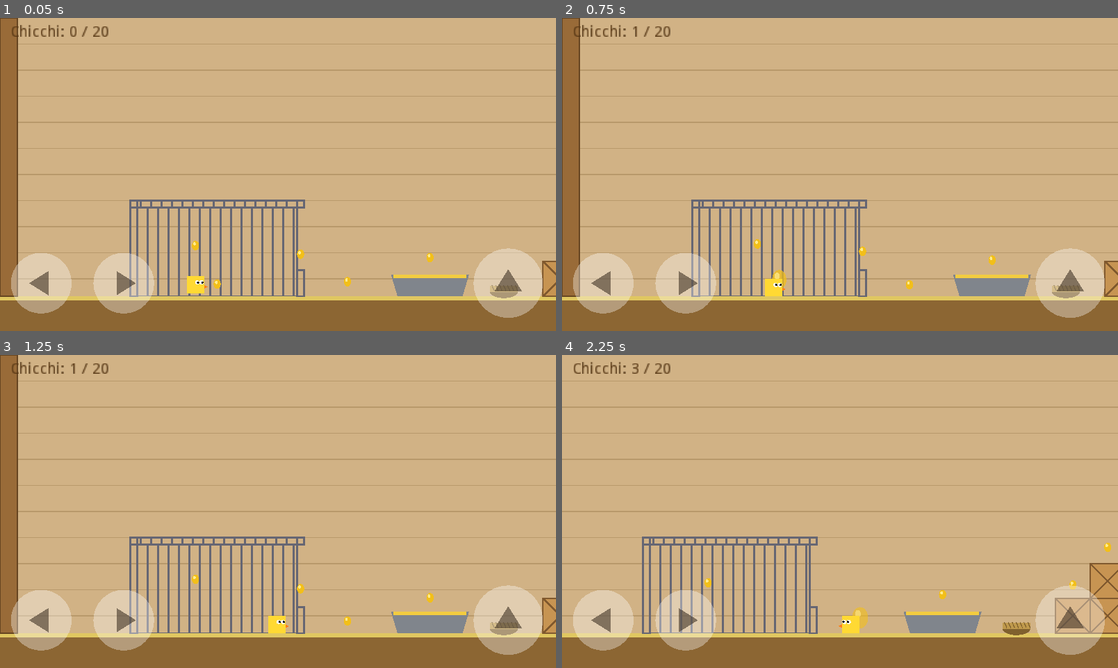
Above: before the commit, frames 1-4 (two rows, left to right).
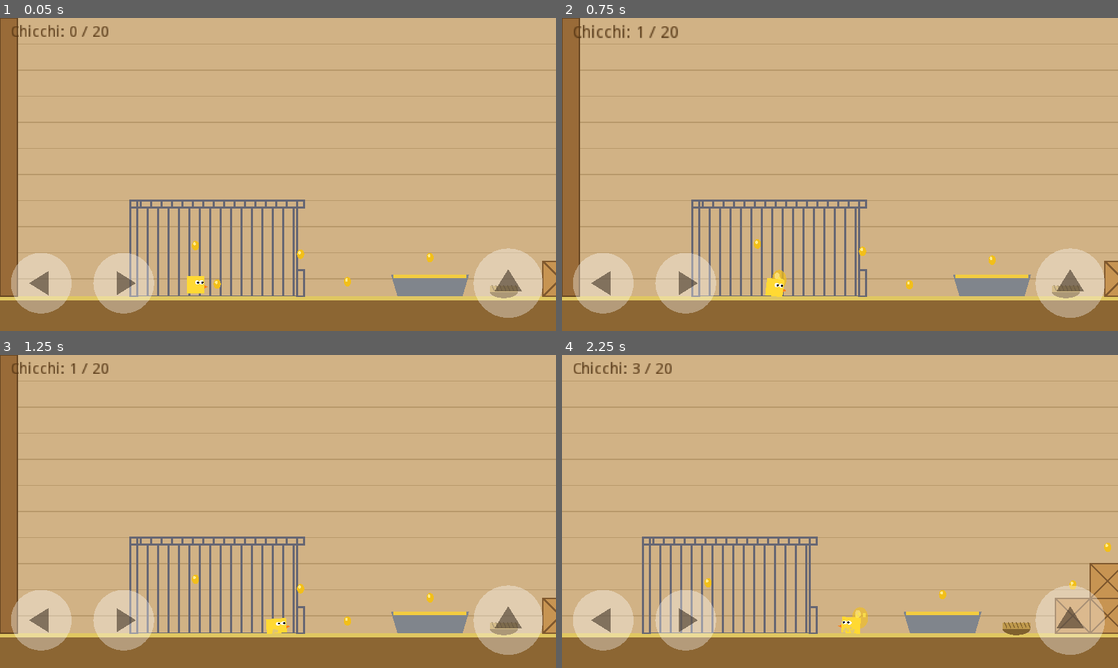
Above: after the commit, the same moments.

Repository: ricky80l/pulcino-libero
Game: Godot game, scene res://scenes/livello_1.tscn
Same seed, same stepped clock (60 frames per second), same inputs: the game is played once before the commit and once after it.
Inputs:
- Up to frame 1 (0.05 s): no input
- Up to frame 2 (0.75 s): tap Enter at 0.5 s; hold Right (move_right) from 0.53 s (still down)
- Up to frame 3 (1.25 s): keep holding Right (move_right); tap Space (jump) at 0.77 s
- Up to frame 4 (2.25 s): tap Space (jump) at 1.52 s; release Right (move_right) at 2.03 s; hold Left (move_left) from 2.03 s (still down)

Frame 1 is identical in both runs. In frame 2, 0.4% of the frame differs, in the area x 2-41%, y 2-90%; in frame 3, less than 0.1%; in frame 4, 0.2%.

Commit message:
Dare vita al gioco: animazioni esagerate, polvere e versi buffi
Il pulcino si allunga saltando, si schiaccia atterrando, ondeggia
camminando e sbatte le ciglia; se il topo lo tocca vola via girando
con gli occhi a X. Il topo squittisce e fa un balzo spaventato quando
gli si salta sopra. Chicchi, nidi, contatore e fine livello hanno
suoni ed effetti. Suoni segnaposto sintetici generati da
strumenti/genera_suoni.py.

Co-Authored-By: Claude Opus 5.5 <noreply@anthropic.com>

Diff:
--- a/project.godot
+++ b/project.godot
@@ -12,6 +12,10 @@
 
 config/name="Il Pulcino Libero"
 run/main_scene="res://scenes/livello_1.tscn"
+
+[autoload]
+
+Suoni="*res://scripts/suoni.gd"
 
 [display]
 
--- a/scripts/aspetto_segnaposto.gd
+++ b/scripts/aspetto_segnaposto.gd
@@ -1,13 +1,34 @@
 extends Node2D
 # Pulcino segnaposto: quadrato giallo con occhi e becco. Lo sostituiremo nella Tappa 6.
+# L'origine è tra i piedi, così si schiaccia e si allunga "da terra".
+
+var tempo := 0.0
+var prossimo_battito := 2.0
+
+
+func _process(delta):
+	tempo += delta
+	update()
 
 
 func _draw():
-	draw_rect(Rect2(-20, -20, 40, 40), Color(1.0, 0.85, 0.2))
-	# occhi
-	draw_circle(Vector2(4, -6), 5, Color.white)
-	draw_circle(Vector2(14, -6), 5, Color.white)
-	draw_circle(Vector2(6, -6), 2.5, Color.black)
-	draw_circle(Vector2(16, -6), 2.5, Color.black)
+	var pulcino = get_parent()
+	draw_rect(Rect2(-20, -40, 40, 40), Color(1.0, 0.85, 0.2))
 	# becco
-	draw_colored_polygon(PoolVector2Array([Vector2(20, 0), Vector2(28, 4), Vector2(20, 8)]), Color(1.0, 0.5, 0.1))
+	draw_colored_polygon(PoolVector2Array([Vector2(20, -20), Vector2(28, -16), Vector2(20, -12)]), Color(1.0, 0.5, 0.1))
+	if pulcino.timer_sbalzo > 0:
+		# occhi a X: è stato travolto dal topo
+		for cx in [6, 16]:
+			draw_line(Vector2(cx - 4, -30), Vector2(cx + 4, -22), Color.black, 2.0)
+			draw_line(Vector2(cx + 4, -30), Vector2(cx - 4, -22), Color.black, 2.0)
+		return
+	# battito di ciglia ogni tanto
+	if tempo > prossimo_battito:
+		if tempo > prossimo_battito + 0.12:
+			prossimo_battito = tempo + rand_range(2.0, 4.0)
+		draw_line(Vector2(0, -26), Vector2(20, -26), Color.black, 2.0)
+		return
+	draw_circle(Vector2(4, -26), 5, Color.white)
+	draw_circle(Vector2(14, -26), 5, Color.white)
+	draw_circle(Vector2(6, -26), 2.5, Color.black)
+	draw_circle(Vector2(16, -26), 2.5, Color.black)
--- a/scripts/chicco.gd
+++ b/scripts/chicco.gd
@@ -1,5 +1,7 @@
 extends Area2D
 # Chicco di mais da raccogliere: ondeggia su e giù, sparisce con un "pop" quando il pulcino lo prende.
+
+const Effetti = preload("res://scripts/effetti.gd")
 
 export var ampiezza_ondeggio := 4.0  # quanto sale e scende (pixel)
 
@@ -36,6 +38,8 @@
 		return
 	raccolto = true
 	get_tree().call_group("livello", "chicco_raccolto")
+	Suoni.suona("chicco", 0.12)
+	Effetti.sbuffo(get_parent(), position, Color(1.0, 0.9, 0.3), 10, 160.0)
 	# Pop: si gonfia e svanisce
 	var tween := Tween.new()
 	add_child(tween)
--- /dev/null
+++ b/scripts/effetti.gd
@@ -0,0 +1,25 @@
+extends Reference
+# Piccoli effetti riutilizzabili: sbuffi di polvere, scintille.
+
+
+# Uno sbuffo di particelle che si spegne e si cancella da solo
+static func sbuffo(genitore: Node, posizione: Vector2, colore: Color, quantita := 8, velocita := 120.0):
+	var p := CPUParticles2D.new()
+	p.position = posizione
+	p.one_shot = true
+	p.amount = quantita
+	p.lifetime = 0.45
+	p.explosiveness = 1.0
+	p.direction = Vector2(0, -1)
+	p.spread = 75.0
+	p.initial_velocity = velocita
+	p.initial_velocity_random = 0.5
+	p.gravity = Vector2(0, 350)
+	p.scale_amount = 6.0
+	p.scale_amount_random = 0.5
+	var sfumatura := Gradient.new()
+	sfumatura.colors = PoolColorArray([colore, Color(colore.r, colore.g, colore.b, 0)])
+	p.color_ramp = sfumatura
+	genitore.add_child(p)
+	p.emitting = true
+	genitore.get_tree().create_timer(1.0).connect("timeout", p, "queue_free")
--- a/scripts/livello.gd
+++ b/scripts/livello.gd
@@ -23,6 +23,13 @@
 func chicco_raccolto():
 	chicchi_presi += 1
 	_aggiorna_contatore()
+	# il contatore fa un piccolo "boing"
+	var tween := Tween.new()
+	add_child(tween)
+	tween.interpolate_property(contatore, "rect_scale", Vector2(3.3, 3.3), Vector2(2.5, 2.5), 0.3, Tween.TRANS_BACK, Tween.EASE_OUT)
+	tween.start()
+	yield(tween, "tween_all_completed")
+	tween.queue_free()
 
 
 func nido_raggiunto(nido):
@@ -43,6 +50,7 @@
 		player.set_physics_process(false)
 		testo_fine.text = "Sei scappato dal pollaio!\n\nChicchi: %d / %d\n\nPremi salto per rigiocare" % [chicchi_presi, chicchi_totali]
 		messaggio.visible = true
+		Suoni.suona("fine", 0.0)
 
 
 func _process(_delta):
--- a/scripts/nido.gd
+++ b/scripts/nido.gd
@@ -25,6 +25,14 @@
 func accendi():
 	acceso = true
 	update()
+	Suoni.suona("nido", 0.0)
+	# piccolo saltello di gioia del nido
+	var tween := Tween.new()
+	add_child(tween)
+	tween.interpolate_property(self, "scale", Vector2(1.4, 0.7), Vector2.ONE, 0.5, Tween.TRANS_ELASTIC, Tween.EASE_OUT)
+	tween.start()
+	yield(tween, "tween_all_completed")
+	tween.queue_free()
 
 
 func spegni():
--- a/scripts/player.gd
+++ b/scripts/player.gd
@@ -1,5 +1,8 @@
 extends KinematicBody2D
 # Il pulcino: camminata e salto. Tutti i valori qui sotto si regolano dall'Ispettore.
+
+const Effetti = preload("res://scripts/effetti.gd")
+const COLORE_POLVERE := Color(0.88, 0.78, 0.45)
 
 # --- Camminata ---
 export var velocita_max := 300.0  # velocità massima in orizzontale (pixel al secondo)
@@ -18,12 +21,24 @@
 
 # --- Ripartenza ---
 export var tempo_invulnerabile := 1.2  # secondi in cui lampeggia e i nemici non lo toccano, dopo essere ripartito
+export var durata_sbalzo := 0.7  # secondi in cui vola via girando quando il topo lo tocca
+
+# --- Animazioni esagerate ---
+export var allunga_salto := 0.35  # quanto si allunga saltando (0 = niente)
+export var schiaccia_atterraggio := 0.4  # quanto si schiaccia atterrando (0 = niente)
+export var dondolio_camminata := 0.15  # quanto ondeggia camminando
+export var ritorno_forma := 12.0  # quanto in fretta torna alla forma normale
 
 var velocita := Vector2.ZERO
 var timer_coyote := 0.0
 var timer_prenota := 0.0
 var timer_invulnerabile := 0.0
+var timer_sbalzo := 0.0
 var punto_sicuro := Vector2.ZERO  # da dove riparte: l'inizio, poi l'ultimo nido raggiunto
+var verso := 1.0  # 1 = guarda a destra, -1 = a sinistra
+var deformazione := Vector2.ONE
+var era_a_terra := true
+var tempo := 0.0
 
 onready var aspetto := $Aspetto
 
@@ -31,21 +46,42 @@
 func _ready():
 	add_to_group("pulcino")
 	punto_sicuro = position
+	aspetto.position = Vector2(0, 20)  # il disegno si deforma partendo dai piedi
 
 
-# Toccato da un nemico: torna all'ultimo punto sicuro, senza altre punizioni
-func colpito():
-	if timer_invulnerabile <= 0:
-		riparti()
+# Toccato da un nemico: vola via con un "pio-pio!" e torna all'ultimo nido. Restituisce true se colpito.
+func colpito(da_x := 0.0) -> bool:
+	if timer_invulnerabile > 0 or timer_sbalzo > 0:
+		return false
+	timer_sbalzo = durata_sbalzo
+	var lato := 1.0 if position.x >= da_x else -1.0
+	velocita = Vector2(lato * 260, -560)
+	Suoni.suona("colpito")
+	return true
 
 
 func riparti():
 	position = punto_sicuro
 	velocita = Vector2.ZERO
+	timer_sbalzo = 0.0
 	timer_invulnerabile = tempo_invulnerabile
+	aspetto.rotation = 0.0
+	deformazione = Vector2.ONE
 
 
 func _physics_process(delta):
+	tempo += delta
+
+	# Sbalzato dal topo: vola girando, poi riparte dal nido
+	if timer_sbalzo > 0:
+		timer_sbalzo -= delta
+		velocita.y += gravita * delta
+		velocita = move_and_slide(velocita, Vector2.UP)
+		aspetto.rotation += 18.0 * delta * verso
+		if timer_sbalzo <= 0:
+			riparti()
+		return
+
 	# Lampeggia mentre è invulnerabile
 	if timer_invulnerabile > 0:
 		timer_invulnerabile -= delta
@@ -58,7 +94,7 @@
 	var fattore := 1.0 if a_terra else controllo_in_aria
 	if direzione != 0:
 		velocita.x = move_toward(velocita.x, direzione * velocita_max, accelerazione * fattore * delta)
-		aspetto.scale.x = sign(direzione)
+		verso = sign(direzione)
 	else:
 		velocita.x = move_toward(velocita.x, 0, frenata * fattore * delta)
 
@@ -78,6 +114,9 @@
 		velocita.y = -forza_salto
 		timer_prenota = 0
 		timer_coyote = 0
+		deformazione = Vector2(1.0 - allunga_salto * 0.6, 1.0 + allunga_salto)
+		Suoni.suona("salto")
+		Effetti.sbuffo(get_parent(), position + Vector2(0, 20), COLORE_POLVERE, 6, 90.0)
 
 	# Salto più basso se lasci presto il tasto
 	if Input.is_action_just_released("jump") and velocita.y < 0:
@@ -87,7 +126,25 @@
 	var g := gravita if velocita.y < 0 else gravita_caduta
 	velocita.y = min(velocita.y + g * delta, velocita_caduta_max)
 
+	var caduta := velocita.y
 	velocita = move_and_slide(velocita, Vector2.UP)
+
+	# Atterraggio: si schiaccia, solleva polvere, "puf"
+	var a_terra_ora := is_on_floor()
+	if a_terra_ora and not era_a_terra and caduta > 200:
+		var forza := clamp(caduta / velocita_caduta_max, 0.3, 1.0)
+		deformazione = Vector2(1.0 + schiaccia_atterraggio * forza, 1.0 - schiaccia_atterraggio * forza)
+		Suoni.suona("atterra", 0.15, -4.0)
+		Effetti.sbuffo(get_parent(), position + Vector2(0, 20), COLORE_POLVERE, int(6 + 8 * forza), 80.0 + 100.0 * forza)
+	era_a_terra = a_terra_ora
+
+	# Torna piano piano alla forma normale; ondeggia camminando
+	deformazione = deformazione.linear_interpolate(Vector2.ONE, min(1.0, ritorno_forma * delta))
+	if a_terra_ora and abs(velocita.x) > 30:
+		aspetto.rotation = sin(tempo * 18.0) * dondolio_camminata
+	else:
+		aspetto.rotation = lerp(aspetto.rotation, 0.0, min(1.0, 15.0 * delta))
+	aspetto.scale = Vector2(verso * deformazione.x, deformazione.y)
 
 	# Se cade fuori dallo schermo, riparte dall'ultimo punto sicuro
 	if position.y > 1000:
--- /dev/null
+++ b/scripts/suoni.gd
@@ -0,0 +1,33 @@
+extends Node
+# Suoni del gioco, sempre disponibili come "Suoni". Esempio: Suoni.suona("salto")
+
+const ELENCO := {
+	"salto": preload("res://assets/suoni/salto.wav"),
+	"atterra": preload("res://assets/suoni/atterra.wav"),
+	"chicco": preload("res://assets/suoni/chicco.wav"),
+	"colpito": preload("res://assets/suoni/colpito.wav"),
+	"squittio": preload("res://assets/suoni/squittio.wav"),
+	"nido": preload("res://assets/suoni/nido.wav"),
+	"fine": preload("res://assets/suoni/fine.wav"),
+}
+
+var lettori := []
+
+
+func _ready():
+	randomize()
+	for i in range(8):
+		var lettore := AudioStreamPlayer.new()
+		add_child(lettore)
+		lettori.append(lettore)
+
+
+# variazione: cambia un po' l'intonazione ogni volta, così non suona sempre uguale
+func suona(nome: String, variazione := 0.08, volume_db := 0.0):
+	for lettore in lettori:
+		if not lettore.playing:
+			lettore.stream = ELENCO[nome]
+			lettore.pitch_scale = 1.0 + rand_range(-variazione, variazione)
+			lettore.volume_db = volume_db
+			lettore.play()
+			return
--- a/scripts/topo.gd
+++ b/scripts/topo.gd
@@ -1,15 +1,22 @@
 extends Area2D
 # Topo ciccione: cammina lentissimo avanti e indietro. Ai bordi si ferma, si gonfia offeso e si gira.
-# Se tocca il pulcino, lo rimanda all'ultimo nido. La posizione è tra le zampe, appoggiato a terra.
+# Se il pulcino gli salta sopra squittisce e fa un balzo spaventato. Se lo tocca, lo manda a volare.
+# La posizione è tra le zampe, appoggiato a terra.
 
 export var velocita := 45.0  # lentezza del topo (pixel al secondo)
 export var distanza := 260.0  # quanto cammina verso destra prima di girarsi (pixel)
 export var pausa_offesa := 0.8  # secondi di pausa offesa prima di girarsi
+export var altezza_balzo := 34.0  # quanto salta quando si spaventa (pixel)
+
+const DURATA_BALZO := 0.45
 
 var partenza_x := 0.0
 var direzione := 1.0
 var timer_pausa := 0.0
+var timer_balzo := 0.0
+var attesa_spavento := 0.0
 var tempo := 0.0
+var pulcino = null
 
 
 func _ready():
@@ -24,45 +31,73 @@
 
 func _physics_process(delta):
 	tempo += delta
+	timer_balzo = max(0.0, timer_balzo - delta)
+	attesa_spavento = max(0.0, attesa_spavento - delta)
+
+	# Camminata avanti e indietro, con pausa offesa ai bordi
 	if timer_pausa > 0:
 		timer_pausa -= delta
 		if timer_pausa <= 0:
 			direzione = -direzione
-	else:
+	elif timer_balzo <= 0:
 		position.x += direzione * velocita * delta
 		if (direzione > 0 and position.x >= partenza_x + distanza) or (direzione < 0 and position.x <= partenza_x):
 			timer_pausa = pausa_offesa
+
+	# Il pulcino gli passa sopra: balzo spaventato con squittio
+	if pulcino == null:
+		var trovati := get_tree().get_nodes_in_group("pulcino")
+		if trovati.size() > 0:
+			pulcino = trovati[0]
+	if pulcino and attesa_spavento <= 0:
+		var dx: float = abs(pulcino.global_position.x - global_position.x)
+		var sopra: bool = pulcino.global_position.y < global_position.y - 60
+		if dx < 45 and sopra:
+			timer_balzo = DURATA_BALZO
+			attesa_spavento = 1.5
+			Suoni.suona("squittio")
+
 	for corpo in get_overlapping_bodies():
-		if corpo.is_in_group("pulcino"):
-			corpo.colpito()
+		if corpo.is_in_group("pulcino") and corpo.colpito(global_position.x):
+			Suoni.suona("squittio", 0.05, -3.0)
 	update()
 
 
 func _draw():
 	var d := direzione
 	var offeso := timer_pausa > 0
-	var passo := 0.0 if offeso else sin(tempo * 10.0) * 2.0
+	var spaventato := timer_balzo > 0
+	var su := 0.0
+	if spaventato:
+		su = -sin(PI * (1.0 - timer_balzo / DURATA_BALZO)) * altezza_balzo
+	var o := Vector2(0, su)
+	var passo := 0.0 if (offeso or spaventato) else sin(tempo * 10.0) * 2.0
 	var gonfio := 1.18 if offeso else 1.0
 	var grigio := Color(0.58, 0.56, 0.6)
 	var rosa := Color(0.95, 0.68, 0.72)
-	# coda
-	draw_line(Vector2(-28 * d, -10), Vector2(-52 * d, -24 + passo * 2), rosa, 3.0)
+	# coda: dritta e tesa se spaventato
+	var punta_coda := Vector2(-56 * d, -44) if spaventato else Vector2(-52 * d, -24 + passo * 2)
+	draw_line(o + Vector2(-28 * d, -10), o + punta_coda, rosa, 3.0)
 	# zampette
-	draw_circle(Vector2(-14 + passo, -2), 5, rosa)
-	draw_circle(Vector2(14 - passo, -2), 5, rosa)
+	draw_circle(o + Vector2(-14 + passo, -2), 5, rosa)
+	draw_circle(o + Vector2(14 - passo, -2), 5, rosa)
 	# pancione: ellisse
-	draw_set_transform(Vector2(0, -20), 0, Vector2(1.6 * gonfio, 1.0 * gonfio))
+	draw_set_transform(o + Vector2(0, -20), 0, Vector2(1.6 * gonfio, 1.0 * gonfio))
 	draw_circle(Vector2.ZERO, 20, grigio)
 	draw_set_transform(Vector2.ZERO, 0, Vector2.ONE)
 	# orecchio
-	draw_circle(Vector2(12 * d, -40), 10, grigio)
-	draw_circle(Vector2(12 * d, -40), 6, rosa)
-	# occhio e naso
-	draw_circle(Vector2(22 * d, -26), 3, Color.black)
-	draw_circle(Vector2(34 * d, -18), 4, rosa)
-	# baffi
-	draw_line(Vector2(32 * d, -18), Vector2(44 * d, -22), Color(0.3, 0.3, 0.3), 1.0)
-	draw_line(Vector2(32 * d, -18), Vector2(44 * d, -14), Color(0.3, 0.3, 0.3), 1.0)
+	draw_circle(o + Vector2(12 * d, -40), 10, grigio)
+	draw_circle(o + Vector2(12 * d, -40), 6, rosa)
+	# occhio: enorme quando è spaventato
+	if spaventato:
+		draw_circle(o + Vector2(22 * d, -27), 7, Color.white)
+		draw_circle(o + Vector2(23 * d, -27), 3, Color.black)
+	else:
+		draw_circle(o + Vector2(22 * d, -26), 3, Color.black)
+	# naso e baffi
+	draw_circle(o + Vector2(34 * d, -18), 4, rosa)
+	draw_line(o + Vector2(32 * d, -18), o + Vector2(44 * d, -22), Color(0.3, 0.3, 0.3), 1.0)
+	draw_line(o + Vector2(32 * d, -18), o + Vector2(44 * d, -14), Color(0.3, 0.3, 0.3), 1.0)
 	# sopracciglio offeso
 	if offeso:
-		draw_line(Vector2(17 * d, -34), Vector2(27 * d, -30), Color.black, 2.0)
+		draw_line(o + Vector2(17 * d, -34), o + Vector2(27 * d, -30), Color.black, 2.0)
Not shown, added: assets/suoni/atterra.wav.import
Not shown, added: assets/suoni/chicco.wav.import
Not shown, added: assets/suoni/colpito.wav.import
Not shown, added: assets/suoni/fine.wav.import
Not shown, added: assets/suoni/nido.wav.import
Not shown, added: assets/suoni/salto.wav.import
Not shown, added: assets/suoni/squittio.wav.import
Not shown, added: strumenti/.gdignore
Not shown, added: assets/suoni/atterra.wav
Not shown, added: assets/suoni/chicco.wav
Not shown, added: assets/suoni/colpito.wav
Not shown, added: assets/suoni/fine.wav
(and 7 more such lines)
